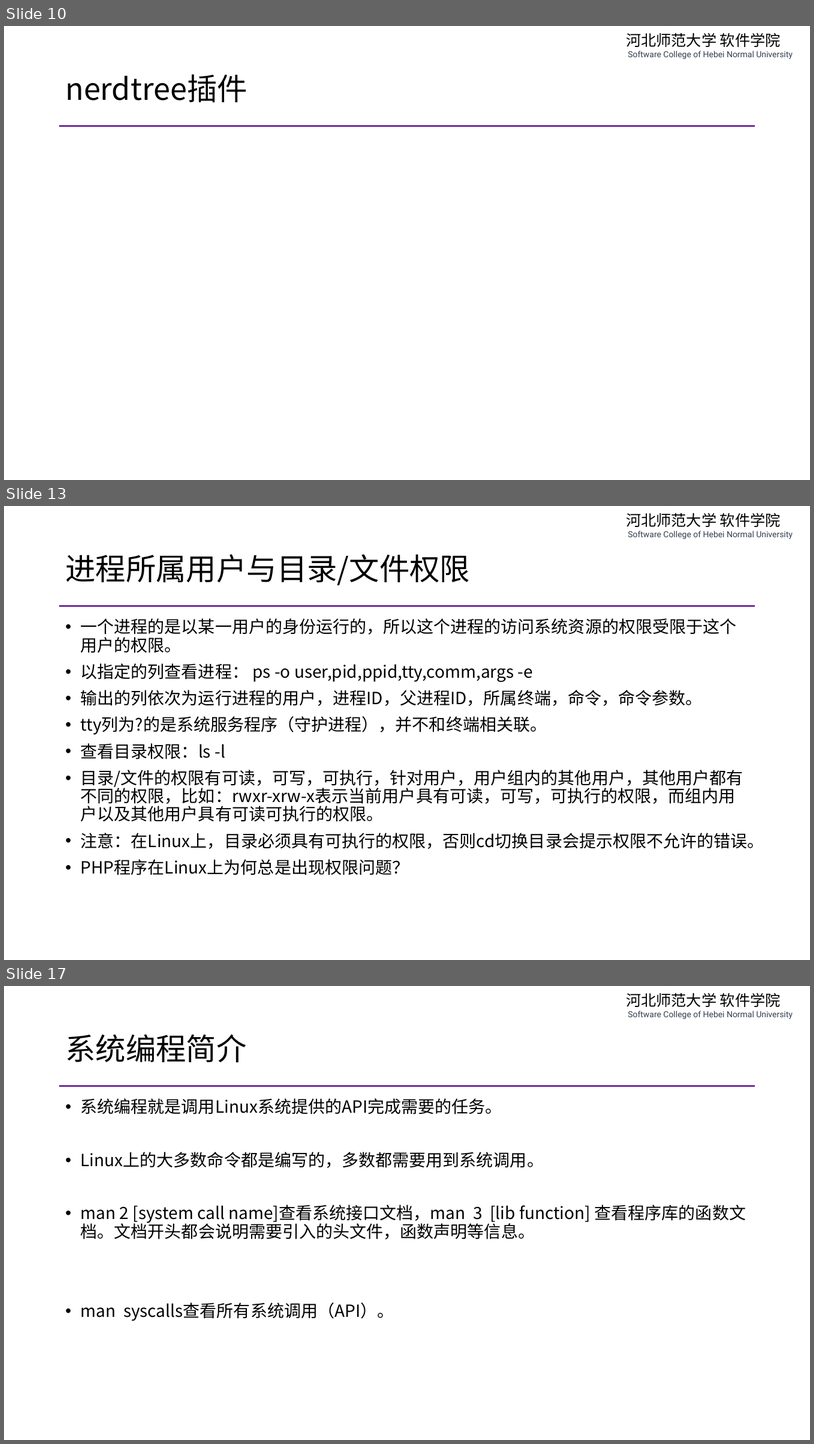
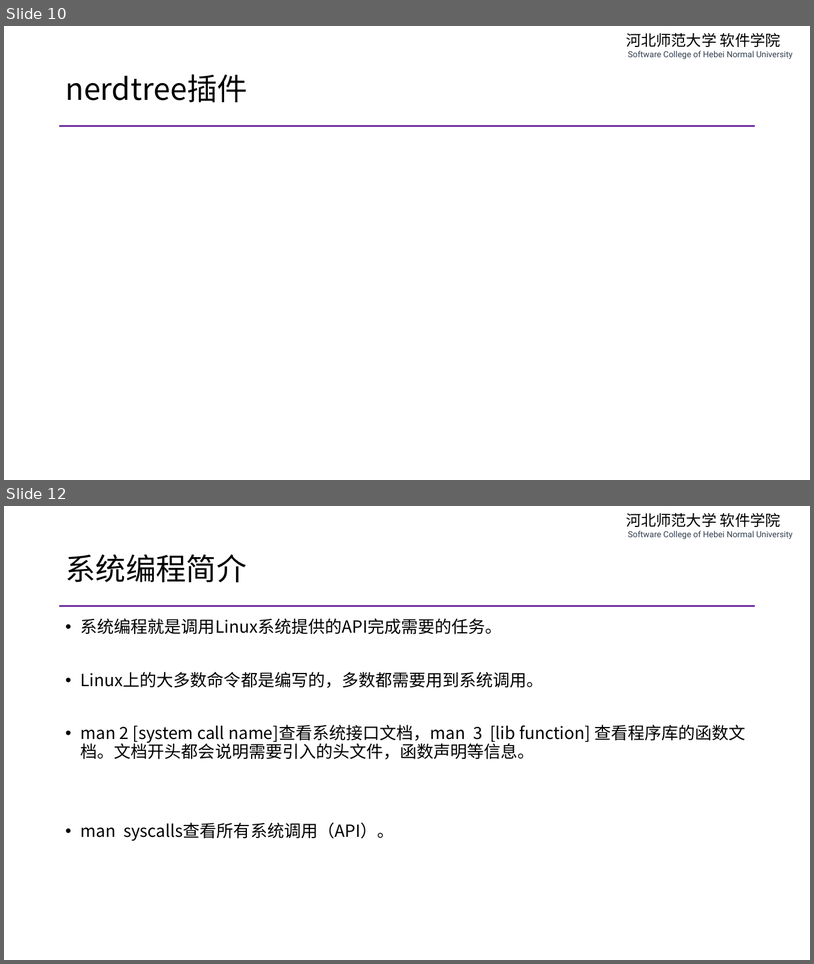
Before and after one commit to edu2act/course-php-serverside-development-on-linux, a slide deck: materials/slides/ch05-vim-and-linux-system-programming.pptx. Shown one above the other, each under a label of ours: slides 10, 13 and 17 before the commit, slides 10 and 12 after it; the slides between them are not shown. The pictures are 814x1444 and 814x964 pixels, drawn with LibreOffice and Linux fonts; fonts in the diff are those of the drawing. Boxes give left, top, right and bottom in pixels: in the first picture for what was removed or moved away, otherwise in the second. Text is boxed around its words. In the diff, an @@ line names an element or a change of style, - is before the commit and + after.

```diff
--- a/materials/slides/ch05-vim-and-linux-system-programming.pptx
+++ b/materials/slides/ch05-vim-and-linux-system-programming.pptx
@@ slide 13 removed at box(4, 506, 810, 960), background #FFFFFF; not listed: 2 template elements that a slide beside it also shows @@
@@ title removed at box(65, 554, 470, 585) @@
-进程所属用户与目录/文件权限
@@ text removed at box(81, 618, 765, 875) @@
-• 一个进程的是以某一用户的身份运行的，所以这个进程的访问系统资源的权限受限于这个用户的权限。
-• 以指定的列查看进程： ps -o user,pid,ppid,tty,comm,args -e
-• 输出的列依次为运行进程的用户，进程ID，父进程ID，所属终端，命令，命令参数。
-• tty列为?的是系统服务程序（守护进程），并不和终端相关联。
-• 查看目录权限：ls -l
-• 目录/文件的权限有可读，可写，可执行，针对用户，用户组内的其他用户，其他用户都有不同的权限，比如：rwxr-xrw-x表示当前用户具有可读，可写，可执行的权限，而组内用户以及其他用户具有可读可执行的权限。
-• 注意：在Linux上，目录必须具有可执行的权限，否则cd切换目录会提示权限不允许的错误。
-• PHP程序在Linux上为何总是出现权限问题？
@@ what was slide 17 is now slide 12 @@
```
Also in this commit, not shown: 2 slides changed, 4 other slides removed, 4 other files.
